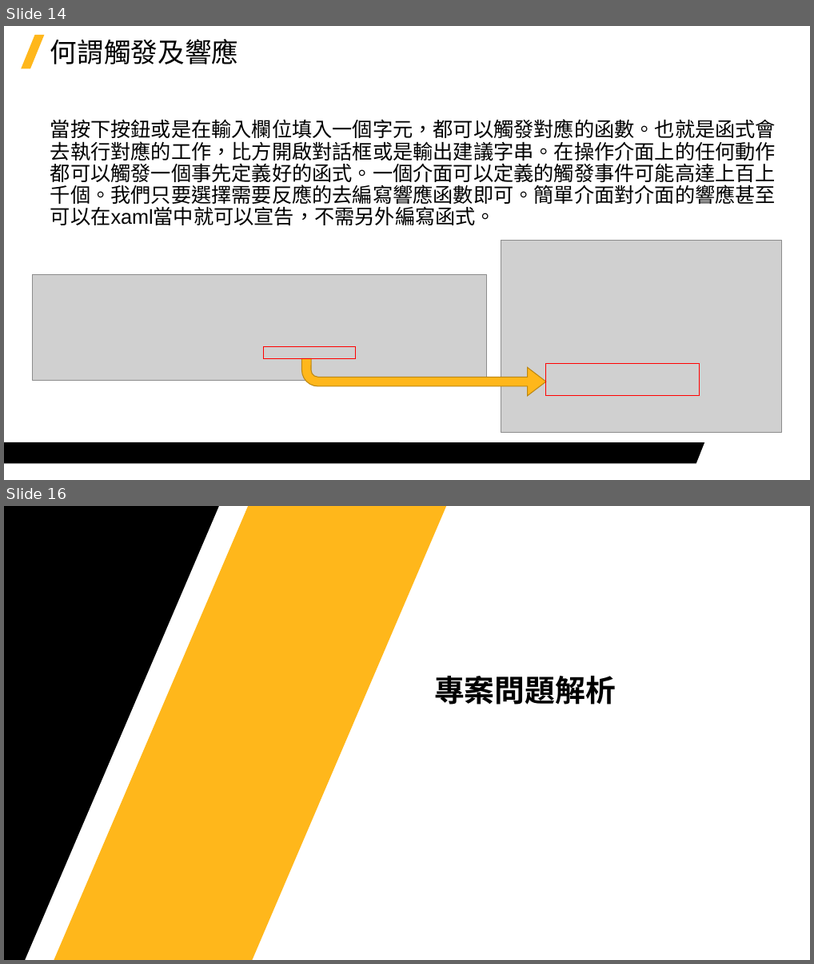
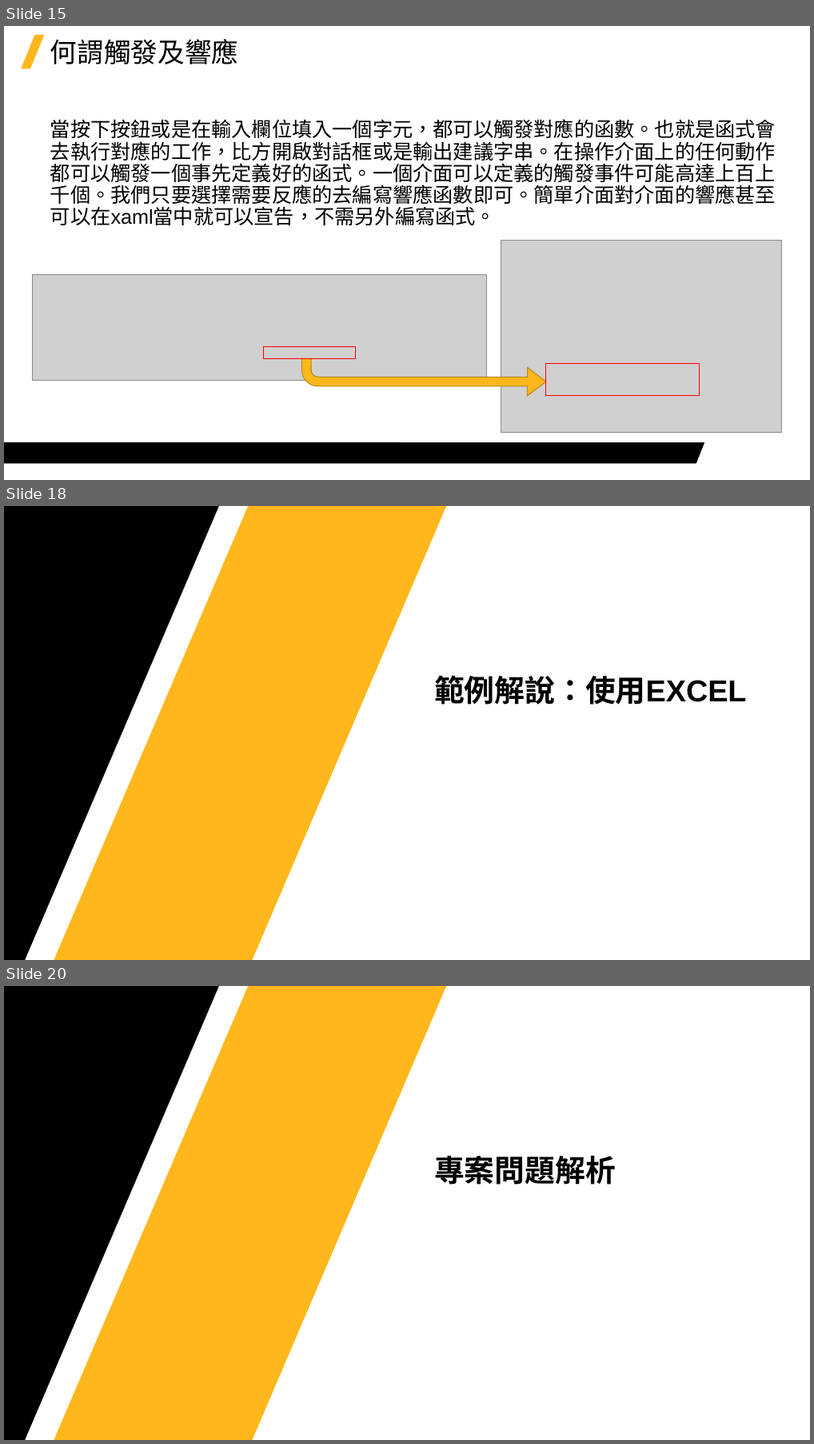
Before and after one commit to Jerrick-cheng/AEDT-Automation-Camp, a slide deck: 上課教材/Week5.pptx. Shown one above the other, each under a label of ours: slides 14 and 16 before the commit, slides 15, 18 and 20 after it; the slides between them are not shown. The pictures are 814x964 and 814x1444 pixels, drawn with LibreOffice and Linux fonts; fonts in the diff are those of the drawing; grey boxes stand for pictures; background and template pictures are left out. Boxes give left, top, right and bottom in pixels: in the first picture for what was removed or moved away, otherwise in the second. Text is boxed around its words. In the diff, an @@ line names an element or a change of style, - is before the commit and + after.

```diff
--- a/上課教材/Week5.pptx
+++ b/上課教材/Week5.pptx
@@ slide 18 added at [4, 506, 810, 960], background #FFFFFF; not listed: 3 template elements that a slide beside it also shows @@
@@ text added at [434, 675, 746, 704], 36 pt, text #000000, bold @@
+範例解說：使用EXCEL
@@ what was slide 14 is now slide 15 @@
@@ what was slide 16 is now slide 20 @@
```
Also in this commit, not shown: 6 slides changed, 4 other slides added, 1 slide removed, 2 other files.
